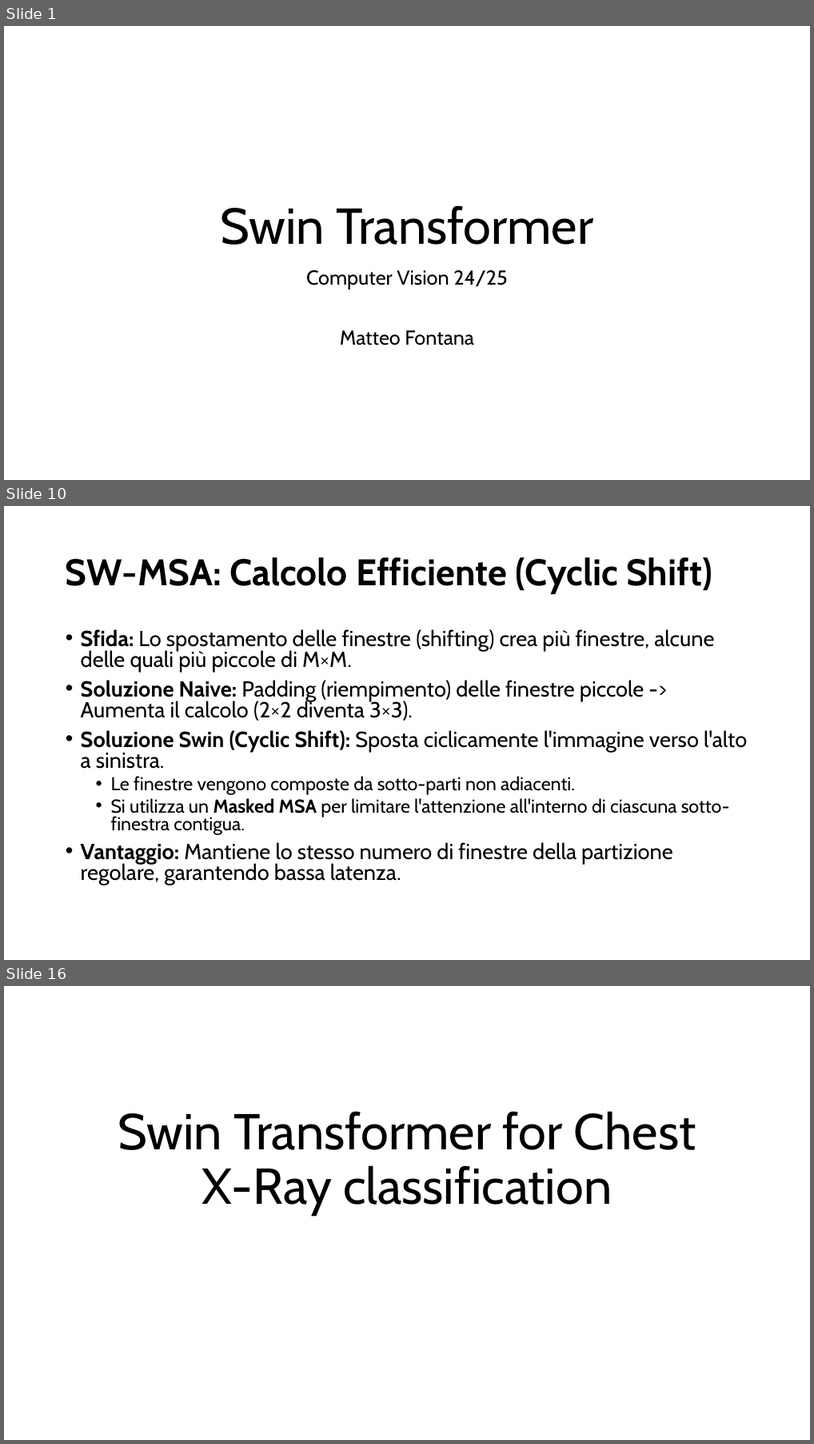
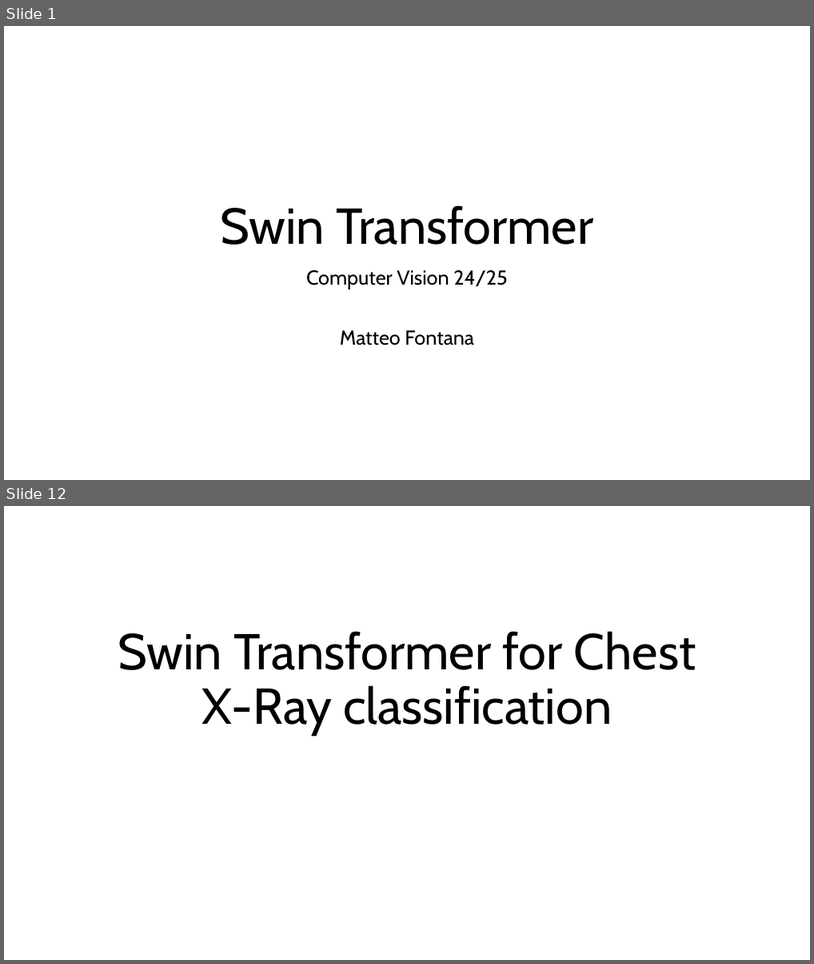
Before and after one commit to ma3ti/Swin-transformer-ChestXray, a slide deck: Swin.pptx. Shown one above the other, each under a label of ours: slides 1, 10 and 16 before the commit, slides 1 and 12 after it; the slides between them are not shown. The pictures are 814x1444 and 814x964 pixels, drawn with LibreOffice and Linux fonts; fonts in the diff are those of the drawing. Boxes give left, top, right and bottom in pixels: in the first picture for what was removed or moved away, otherwise in the second. Text is boxed around its words. In the diff, an @@ line names an element or a change of style, - is before the commit and + after.

```diff
--- a/Swin.pptx
+++ b/Swin.pptx
@@ slide 10 removed at (4,506,810,960), background #FFFFFF @@
@@ title removed at (66,557,712,594) @@
-SW-MSA: Calcolo Efficiente (Cyclic Shift)
@@ text removed at (81,629,747,884) @@
-• Sfida: Lo spostamento delle finestre (shifting) crea più finestre, alcune delle quali più piccole di M×M.
-• Soluzione Naive: Padding (riempimento) delle finestre piccole -> Aumenta il calcolo (2×2 diventa 3×3).
-• Soluzione Swin (Cyclic Shift): Sposta ciclicamente l'immagine verso l'alto a sinistra.
-  • Le finestre vengono composte da sotto-parti non adiacenti.
-  • Si utilizza un Masked MSA per limitare l'attenzione all'interno di ciascuna sotto-finestra contigua.
-• Vantaggio: Mantiene lo stesso numero di finestre della partizione regolare, garantendo bassa latenza.
@@ what was slide 16 is now slide 12 @@
```
Also in this commit, not shown: 14 slides changed, 4 slides added, 9 other slides removed, 18 other files.
